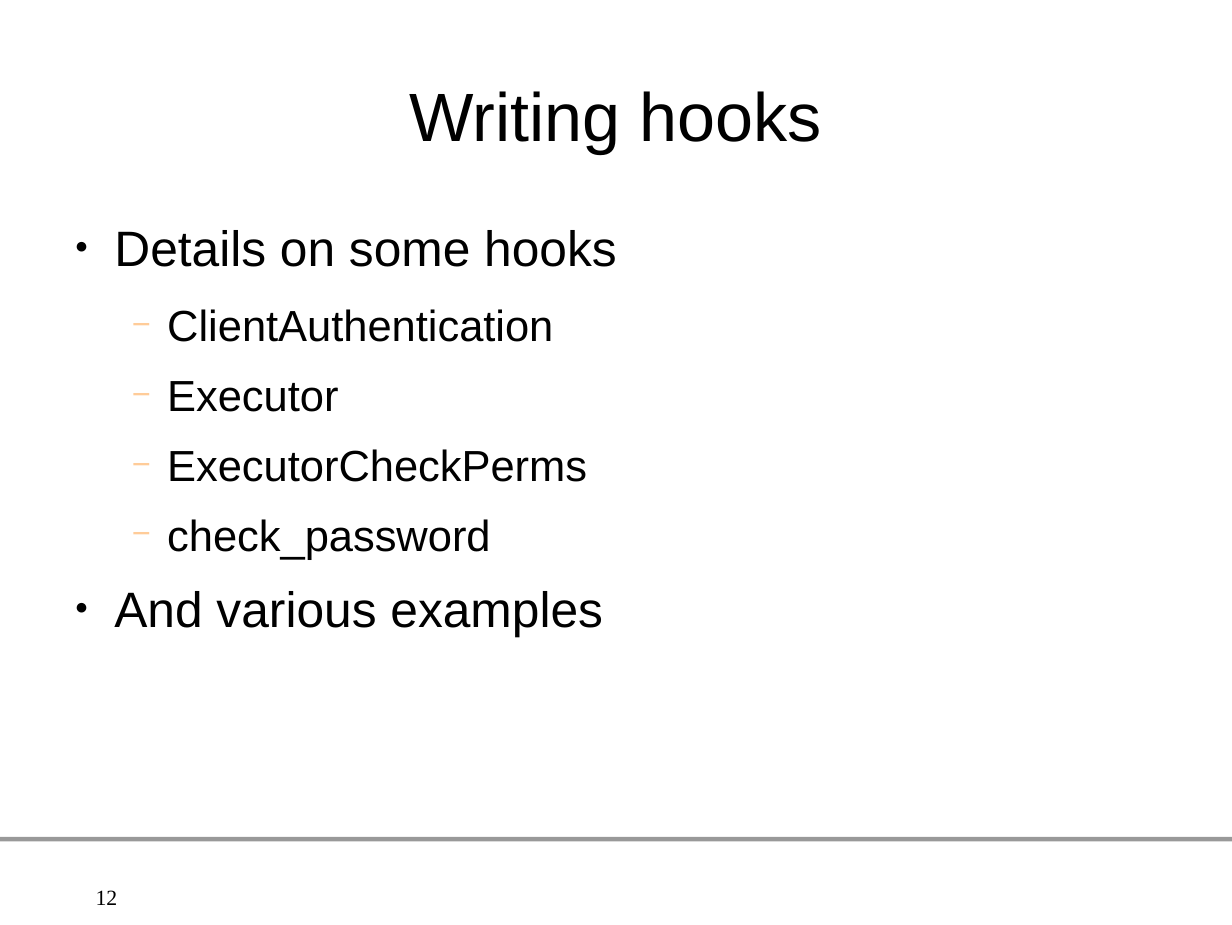
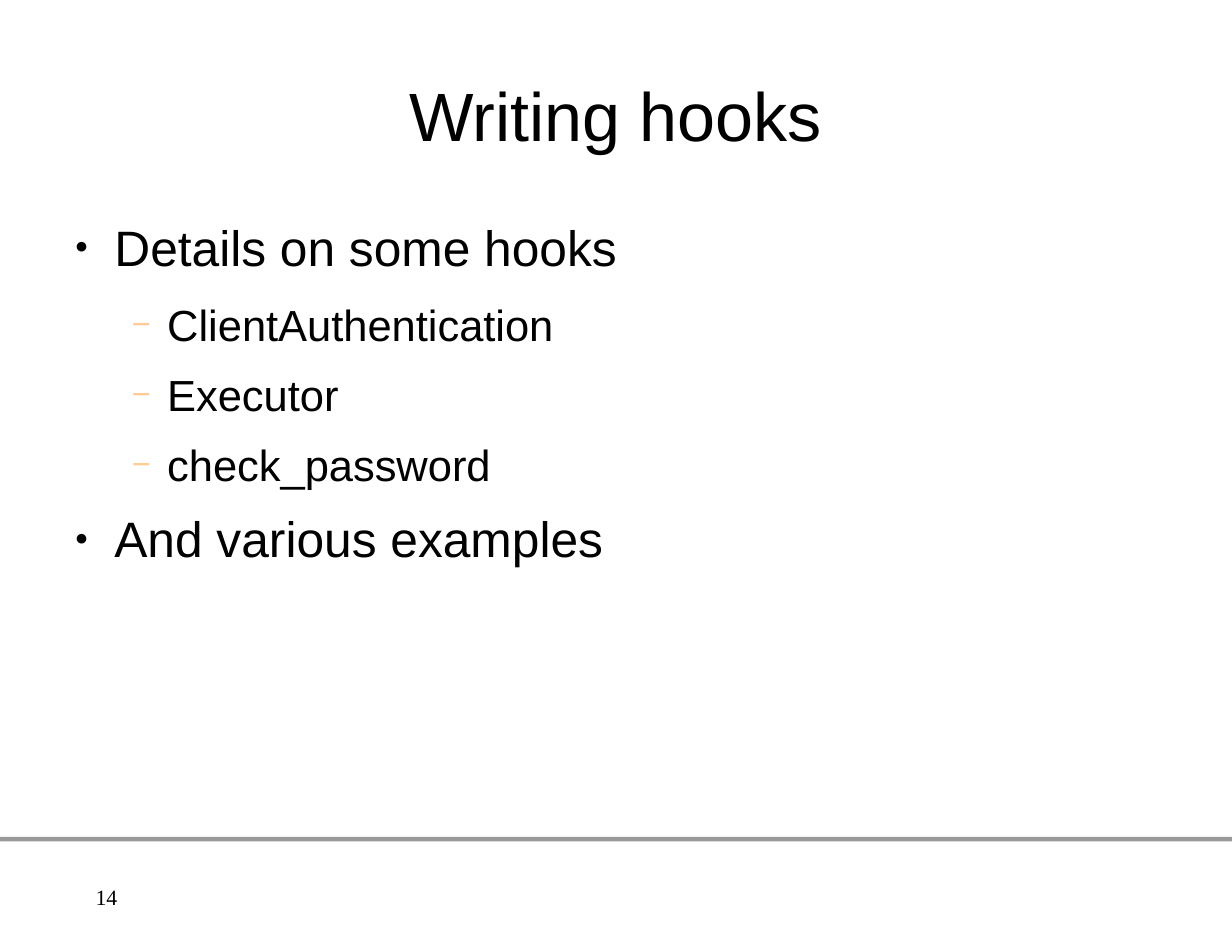
Before and after one commit to gleu/Hooks-in-PostgreSQL, a slide deck: slide 14 of hooks_in_postgresql.odp (slide 12 before the commit). Drawn at 1232x925 pixels with LibreOffice and Linux fonts; fonts in the diff are those of the drawing; background and template pictures are left out. Boxes give left, top, right and bottom in pixels: in the first picture for what was removed or moved away, otherwise in the second. Text is boxed around its words. In the diff, an @@ line names an element or a change of style, - is before the commit and + after.

Commit message:
Four more slides
to explain how to set/unset the function pointer, and the parameters of a
ClientAuthentication_hook and of a check_password_hook.

```diff
--- a/hooks_in_postgresql.odp
+++ b/hooks_in_postgresql.odp
@@ text at (167, 449, 587, 482): paragraph removed @@
-  − ExecutorCheckPerms
@@ page number at (96, 890, 118, 905): text changed @@
-12
+14
```
Also in this commit, not shown: 2 other slides changed, 4 slides added.
